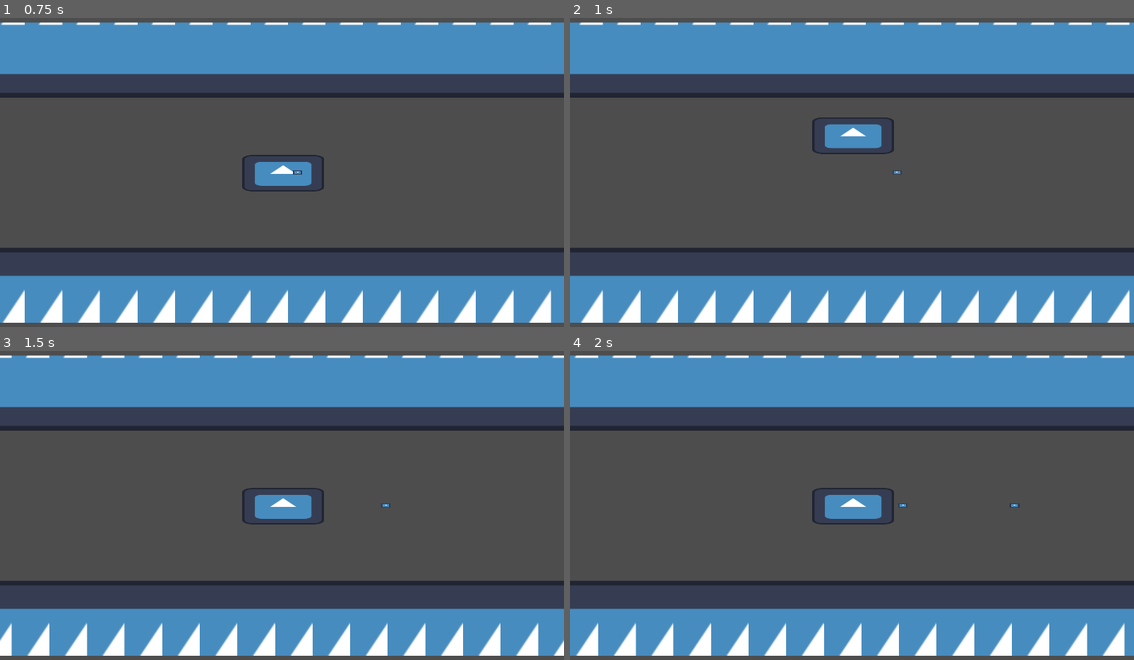
Above: before the commit, frames 1-4 (two rows, left to right).
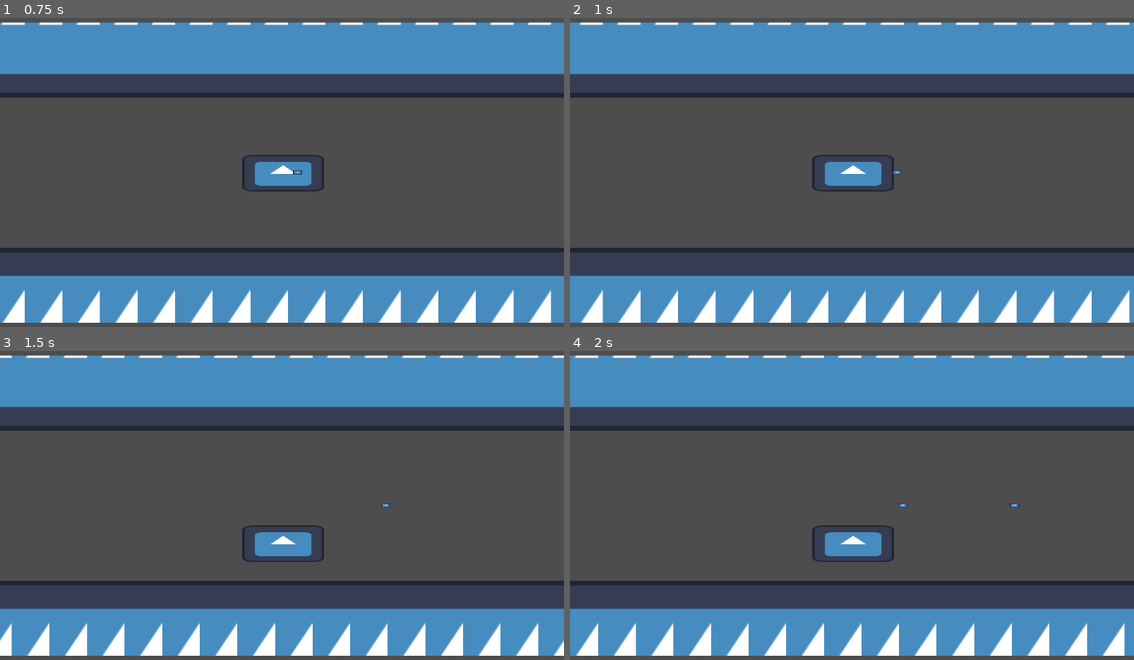
Above: after the commit, the same moments.

Repository: LuisGarrillo/frame-breakers
Game: Godot game, scene res://scenes/level/level.tscn
Two runs of this game, one before a commit and one after it. Both use one fixed random seed, a clock stepped at 60 frames per second and the inputs below. The engine's default icon, where the game draws it, is replaced by a stand-in: a white triangle on a blue panel in a dark square.
Inputs:
- Up to frame 1 (0.75 s): tap Space (Attack) at 0.6 s
- Up to frame 2 (1 s): tap Up (Move) at 0.8 s
- Up to frame 3 (1.5 s): hold Down from 1.28 s (still down); tap Up (Move) at 1.35 s
- Up to frame 4 (2 s): keep holding Down; tap Space (Attack) at 1.55 s

Frame 1 is identical in both runs. In frame 2, 2.0% of the frame differs, in the area x 42-58%, y 32-57%; in frame 3, 2.0%; in frame 4, 2.0%.

Commit message:
Add cooldown for player shooting

Diff:
--- a/frame-breakers/scenes/level/player.tscn
+++ b/frame-breakers/scenes/level/player.tscn
@@ -17,3 +17,9 @@
 
 [node name="CollisionShape2D" type="CollisionShape2D" parent="."]
 shape = SubResource("RectangleShape2D_7h6ip")
+
+[node name="ShootCooldown" type="Timer" parent="."]
+wait_time = 0.25
+one_shot = true
+
+[connection signal="timeout" from="ShootCooldown" to="." method="_on_shoot_cooldown_timeout"]
--- a/frame-breakers/scripts/level/player.gd
+++ b/frame-breakers/scripts/level/player.gd
@@ -1,5 +1,6 @@
 extends CharacterBody2D
 class_name Player
+@onready var shoot_cooldown: Timer = $ShootCooldown
 
 signal sig_die
 signal add_projectile
@@ -15,10 +16,11 @@
 var is_locked := false
 
 func _input(event: InputEvent) -> void:
+	if is_locked:
+		return
 
-	if Input.is_action_just_pressed("Move"):
+	if Input.is_action_just_pressed("Move") and (event.keycode == KEY_UP or event.keycode == KEY_DOWN):
 		move(direction_map[event.keycode])
-
 
 	if Input.is_action_just_pressed("Attack"):
 		attack()
@@ -33,6 +35,8 @@
 
 func attack() -> void:
 	add_projectile.emit()
+	is_locked = true
+	shoot_cooldown.start()
 
 func damage() -> void:
 	var change_value = 0.75 * Global.speed
@@ -40,3 +44,7 @@
 
 func die() -> void:
 	sig_die.emit()
+
+
+func _on_shoot_cooldown_timeout() -> void:
+	is_locked = false
